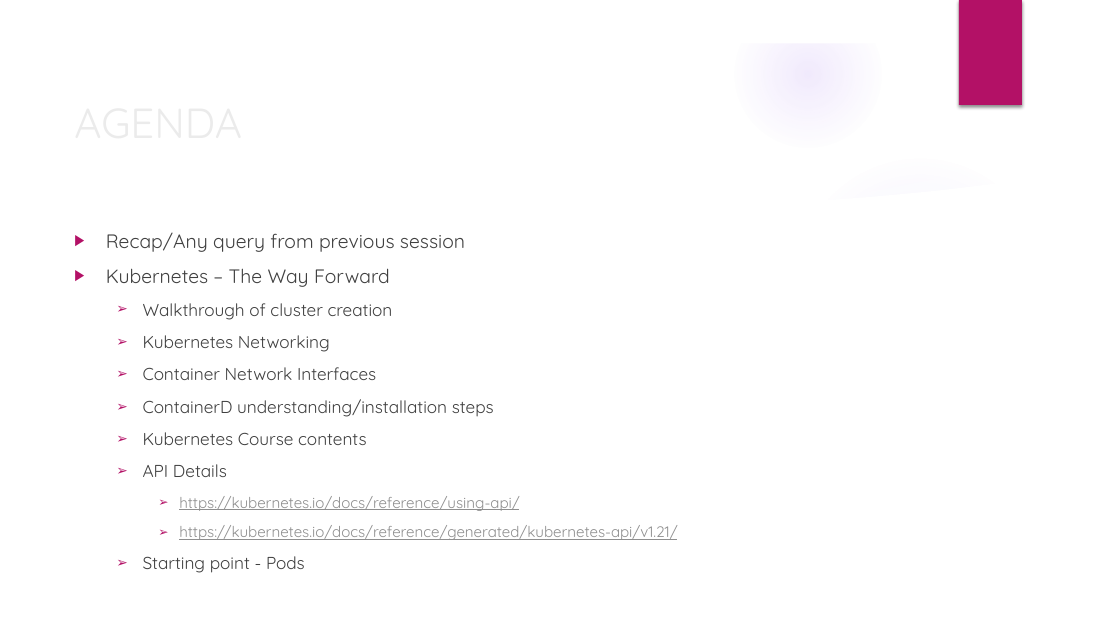
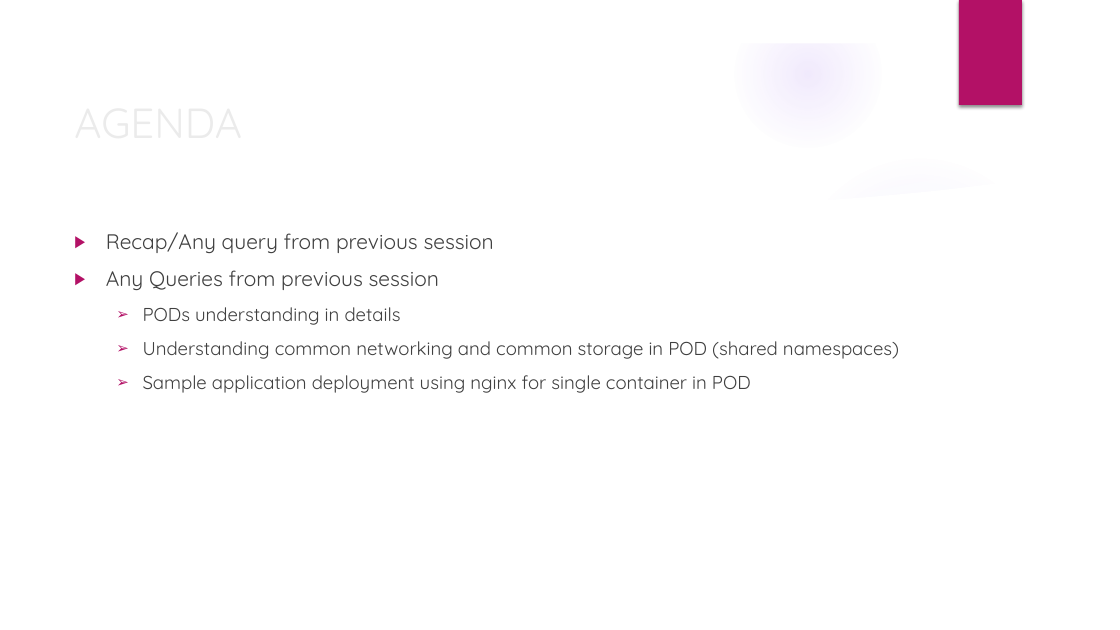
Before and after one commit to deepkumartraining/docker-k8s-April23, a slide deck: slide 2 of Day25/DockerAndKubernetes_Training-Day25.pptx. Drawn at 1120x630 pixels with LibreOffice and Linux fonts; fonts in the diff are those of the drawing; background and template pictures are left out. Boxes give left, top, right and bottom in pixels: in the first picture for what was removed or moved away, otherwise in the second. Text is boxed around its words. In the diff, an @@ line names an element or a change of style, - is before the commit and + after.

Commit message:
updated k8s resources reference

```diff
--- a/Day25/DockerAndKubernetes_Training-Day25.pptx
+++ b/Day25/DockerAndKubernetes_Training-Day25.pptx
@@ text at <box>106,232,494,253</box>: size 16.6 to 18 pt in "Recap/Any query from previous session" @@
@@ text at <box>106,270,899,393</box>: text changed; size 14.8 to 16 pt @@
-▶ Kubernetes – The Way Forward
-  ➢ Walkthrough of cluster creation
-  ➢ Kubernetes Networking
-  ➢ Container Network Interfaces
-  ➢ ContainerD understanding/installation steps
-  ➢ Kubernetes Course contents
-  ➢ API Details
-    ➢ https://kubernetes.io/docs/reference/using-api/
-    ➢ https://kubernetes.io/docs/reference/generated/kubernetes-api/v1.21/
-  ➢ Starting point - Pods
+▶ Any Queries from previous session
+  ➢ PODs understanding in details
+  ➢ Understanding common networking and common storage in POD (shared namespaces)
+  ➢ Sample application deployment using nginx for single container in POD
```
Also in this commit, not shown: 2 other slides changed, 23 other files.
